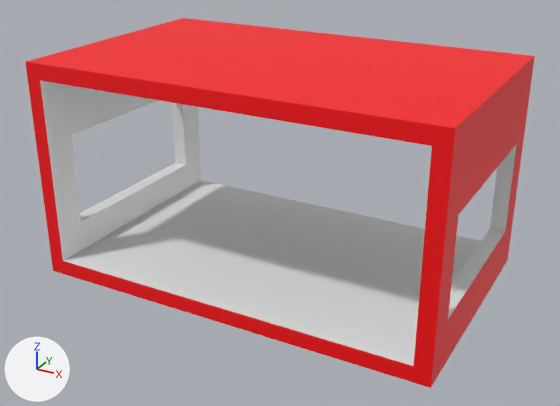
One commit to the FBX model Assets/Prefabs/Scenes/LaboratorySegments/FBX/LaboratoySegmentWindows.fbx: the scene before it, then after it.
Both versions are drawn from a camera (50 mm lens) standing at (11.01, -16.26, 11.89) and looking at (0.12, 3.56, 1.98). Lighting does not change. The marker at lower left points along +X, +Y and +Z.

The first picture shows 'WindowsCeiling', 'WindowsFloor', 'WindowsWallLeft', 'WindowsWallRight'.
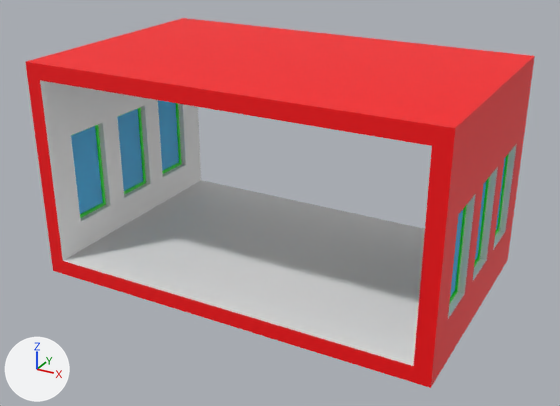
Pixel boxes (x1, y1, x2, y2) of what changed, in the pictures (560 x 406 px):
part 1 of me_cube_007, added
    after: (73, 125, 106, 218)
part 2 of me_cube_007, added
    after: (120, 107, 146, 195)
part 3 of me_cube_007, added
    after: (162, 103, 182, 174)
part 4 of me_cube_007, added
    after: (71, 100, 179, 214)
part 5 of me_cube_009, added
    after: (449, 205, 467, 304)
part 6 of me_cube_009, added
    after: (474, 178, 489, 267)
part 7 of me_cube_009, added
    after: (495, 154, 509, 236)
part 8 of me_cube_009, added
    after: (450, 157, 506, 297)

The change, as a list of edits to the scene's bpy script:
```text
Add mat_windowborder:
    mat_windowborder = principled_material('WindowBorder')
    mat_windowborder.base_color = (0.0, 0.8, 0.00447)  # green #00e70e
Add mat_window:
    mat_window = principled_material('Window')
    mat_window.base_color = (0.0139, 0.425, 0.8)  # cyan #1faee7
Change me_cube_009:
    used by ob_windowswallright; location = (0.0, 0.0, 0.0)
    remove me_cube_009.from_pydata(...)  # 24 vertices, 20 faces; spans x 6.0..6.5, y 0.0..8.0, z -0.5..6.5
    add me_cube_009.from_pydata(...)  # 148 vertices, 91 faces; spans x 6.0..6.5, y 0.0..8.0, z -0.5..6.5
    me_cube_009 part 5: a new loose piece of 32 vertices spanning x 6.2..6.3, y 1.0..2.5, z 1.0..4.0, in mat_windowborder (green #00e70e)
    me_cube_009 part 6: a new loose piece of 32 vertices spanning x 6.2..6.3, y 3.25..4.75, z 1.0..4.0, in mat_windowborder (green #00e70e)
    me_cube_009 part 7: a new loose piece of 32 vertices spanning x 6.2..6.3, y 5.5..7.0, z 1.0..4.0, in mat_windowborder (green #00e70e)
    me_cube_009 part 8
    14 vertices are added at x 6.0..6.5, y 1.0..7.0, z 1.0
    14 new vertices lie (0.0, 0.0, 3.0) away from vertices in x 6.0..6.5, y 1.0..7.0, z 1.0
    3 new faces join them, mat_window (cyan #1faee7)
    6 new faces join them, mat_wall (white #e7e7e7)
    2 new faces join them, mat_outerwall (red #ff000b)
    add me_cube_009.materials.append(mat_window)  # cyan #1faee7
    add me_cube_009.materials.append(mat_windowborder)  # green #00e70e
Change me_cube_007:
    used by ob_windowswallleft; location = (0.0, 0.0, 0.0)
    remove me_cube_007.from_pydata(...)  # 24 vertices, 20 faces; spans x -6.5..-6.0, y 0.0..8.0, z -0.5..6.5
    add me_cube_007.from_pydata(...)  # 148 vertices, 91 faces; spans x -6.5..-6.0, y 0.0..8.0, z -0.5..6.5
    me_cube_007 part 1: a new loose piece of 32 vertices spanning x -6.3..-6.2, y 1.0..2.5, z 1.0..4.0, in mat_windowborder (green #00e70e)
    me_cube_007 part 2: a new loose piece of 32 vertices spanning x -6.3..-6.2, y 3.25..4.75, z 1.0..4.0, in mat_windowborder (green #00e70e)
    me_cube_007 part 3: a new loose piece of 32 vertices spanning x -6.3..-6.2, y 5.5..7.0, z 1.0..4.0, in mat_windowborder (green #00e70e)
    me_cube_007 part 4
    14 vertices are added at x -6.5..-6.0, y 1.0..7.0, z 1.0
    14 new vertices lie (0.0, 0.0, 3.0) away from vertices in x -6.5..-6.0, y 1.0..7.0, z 1.0
    6 new faces join them, mat_wall (white #e7e7e7)
    2 new faces join them, mat_outerwall (red #ff000b)
    3 new faces join them, mat_window (cyan #1faee7)
    add me_cube_007.materials.append(mat_window)  # cyan #1faee7
    add me_cube_007.materials.append(mat_windowborder)  # green #00e70e
```
